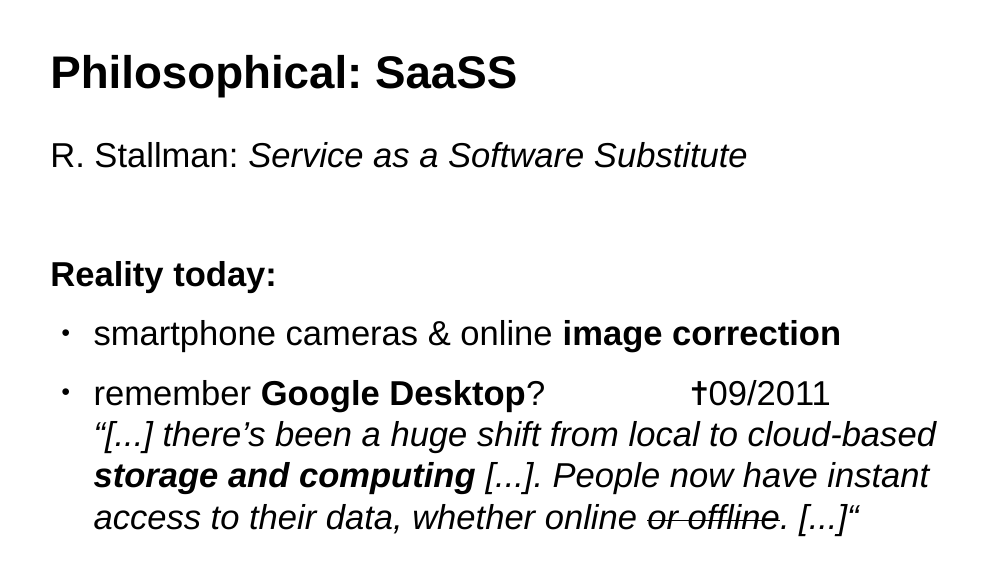
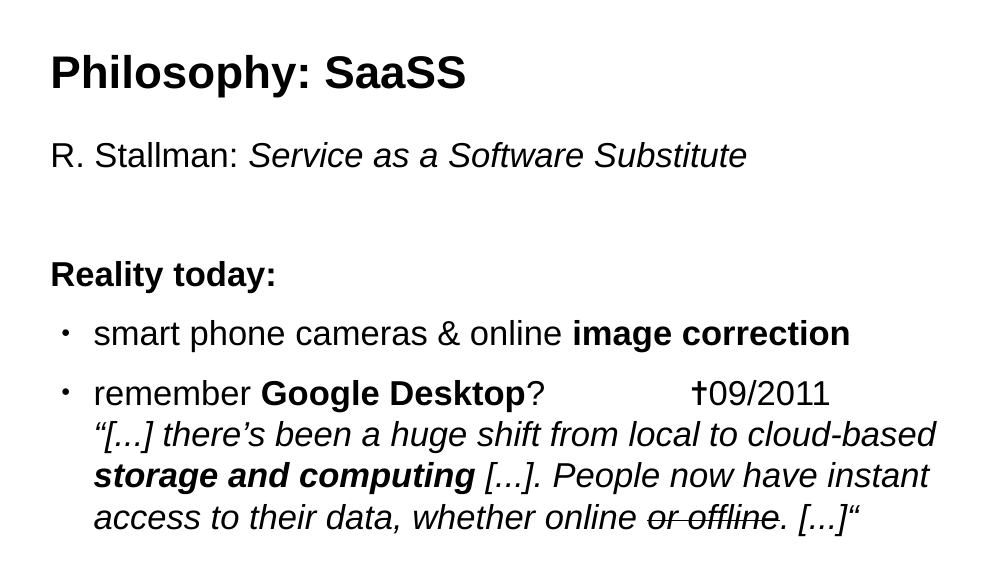
Before and after one commit to ax3l/datenspuren_2016, a slide deck: slide 12 of Slides.odp (slide 11 before the commit). Drawn at 1008x567 pixels with LibreOffice and Linux fonts; fonts in the diff are those of the drawing; background and template pictures are left out. Boxes give left, top, right and bottom in pixels: in the first picture for what was removed or moved away, otherwise in the second. Text is boxed around its words. In the diff, an @@ line names an element or a change of style, - is before the commit and + after.

Commit message:
Puh, Theory Done
Just a few slides left with images...

```diff
--- a/Slides.odp
+++ b/Slides.odp
@@ title at (x1=50, y1=55, x2=466, y2=97): text changed @@
-Philosophical: SaaSS
+Philosophy: SaaSS
@@ text at (x1=94, y1=320, x2=851, y2=352): spaces changed @@
-● smartphone cameras & online image correction
+● smart phone cameras & online image correction
```
Also in this commit, not shown: 6 other slides changed, 21 slides added, 1 slide removed.
